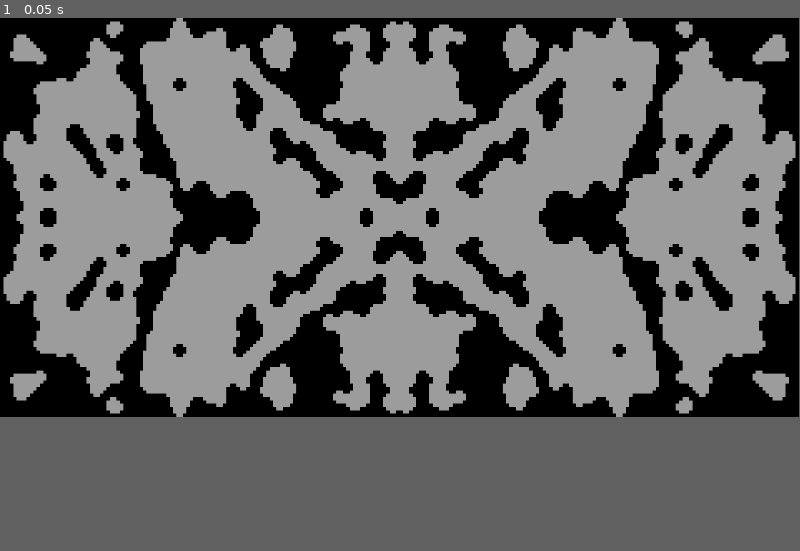
Above: before the commit, frame 1.
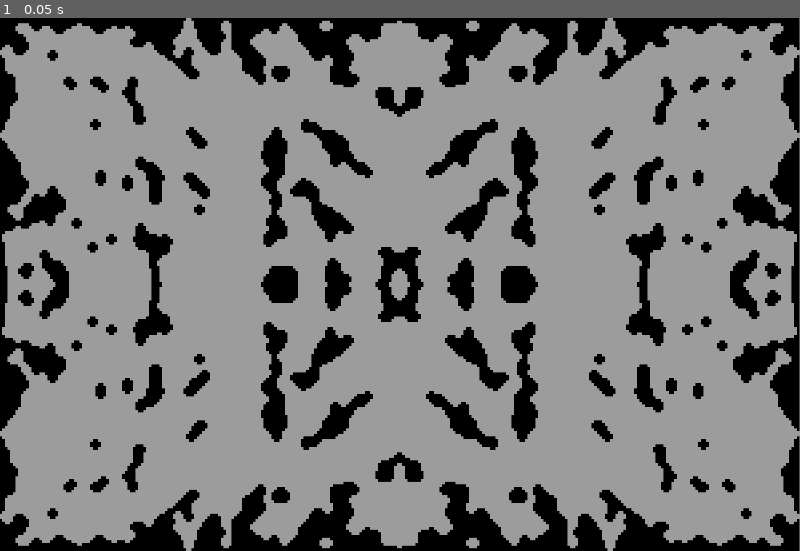
Above: after the commit, the same moment.

Repository: BeLuckyDaf/PCG_Portfolio_1
Game: Godot game, scene res://Main.tscn
Same seed, same stepped clock (60 frames per second), same inputs: the game is played once before the commit and once after it.
Inputs:
- Up to frame 1 (0.05 s): no input
In our replay, the window is 799x399 before the commit and 800x533 after it. These sizes can differ from the game's own. Grey fills any space a smaller window leaves; there, only what the larger window draws over its background counts as a difference.

The runs differ from the first frame. In frame 1, 36% of the frame differs, in the area x 0-100%, y 0-100%.

Commit message:
Minor fixes.

Diff:
--- a/Blocks/Block.tscn
+++ b/Blocks/Block.tscn
@@ -7,7 +7,6 @@
 
 [node name="Block" type="StaticBody2D"]
 script = ExtResource( 1 )
-size = Vector2( 8, 8 )
 
 [node name="CollisionShape2D" type="CollisionShape2D" parent="."]
 shape = SubResource( 1 )
--- a/Main.tscn
+++ b/Main.tscn
@@ -15,7 +15,9 @@
 
 [node name="Generator" type="Node2D" parent="."]
 script = ExtResource( 1 )
-chance_alive = 0.465
+multiplier = 5
+map_width = 300
+map_height = 200
 
 [node name="Drawer" type="Node2D" parent="Generator"]
 script = ExtResource( 2 )
@@ -45,7 +47,8 @@
 uppercase = true
 
 [node name="ReloadTimer" type="Timer" parent="."]
+[connection signal="on_map_drawn" from="Generator/Drawer" to="Generator/Drawer" method="_on_Drawer_on_map_drawn"]
 [connection signal="on_map_drawn" from="Generator/Drawer" to="Generator/PlayerSpawner" method="_on_Drawer_on_map_drawn"]
+[connection signal="on_map_updated" from="Generator/Drawer" to="Generator/Drawer" method="_on_Drawer_on_map_updated"]
 [connection signal="on_map_updated" from="Generator/Drawer" to="Generator/PlayerSpawner" method="_on_Drawer_on_map_updated"]
-[connection signal="on_map_updated" from="Generator/Drawer" to="Generator/Drawer" method="_on_Drawer_on_map_updated"]
 [connection signal="timeout" from="ReloadTimer" to="." method="_on_Timer_timeout"]
--- a/Map/Drawer.gd
+++ b/Map/Drawer.gd
@@ -18,16 +18,15 @@
 	mul = multiplier
 	emit_signal("on_map_updated", value)
 
-func _draw():
-	var sizey = map.size()*mul
-	if sizey > 0:
-		var sizex = map[0].size()*mul
-		OS.window_size = Vector2(sizex, sizey)
-
 func _on_Drawer_on_map_updated(new_map):
 	update()
+	_remove_blocks()
 	_put_blocks()
 	emit_signal("on_map_drawn", mul)
+
+func _remove_blocks():
+	for child in get_children():
+		child.queue_free()
 
 func _put_blocks():
 	var map_node = self # get_tree().root.get_node_or_null("Map")
@@ -42,5 +41,14 @@
 		for x in range(map[y].size()):
 			if map[y][x] == 1:
 				var instance = block.instance()
+				instance.size = Vector2(mul, mul)
 				instance.position = Vector2(mul/2, mul/2) + Vector2(x, y)*mul
 				map_node.add_child(instance)
+
+
+func _on_Drawer_on_map_drawn(multiplier):
+	var sizey = map.size()*mul
+	if sizey > 0:
+		var sizex = map[0].size()*mul
+		OS.window_size = Vector2(sizex, sizey)
+		OS.center_window()
--- a/Map/Generator.gd
+++ b/Map/Generator.gd
@@ -16,12 +16,16 @@
 	make_map()
 
 func make_map():
+	var st = OS.get_ticks_msec()
 	var map = generate_map(map_width, map_height, iterations)
 	_mirror_map(map)
 	_simulate_times(map, after_mirror_sims)
 	_mirror_map(map, true)
 	_simulate_times(map, after_mirror_sims)
+	print("Map generated for %.3fs" % ((OS.get_ticks_msec() - st) / 1000.0))
+	st = OS.get_ticks_msec()
 	drawer.set_map(map, multiplier)
+	print("Drawing complete for %.3fs" % ((OS.get_ticks_msec() - st) / 1000.0))
 
 func _generate_random_map(w, h):
 	var map = []
--- a/Player/Bullet.gd
+++ b/Player/Bullet.gd
@@ -27,3 +27,7 @@
 					collision.collider.call_deferred("queue_free")
 			queue_free()
 	update()
+
+
+func _on_VisibilityNotifier2D_screen_exited():
+	queue_free()
--- a/Player/Bullet.tscn
+++ b/Player/Bullet.tscn
@@ -36,3 +36,6 @@
 lifetime = 0.25
 local_coords = false
 process_material = SubResource( 4 )
+
+[node name="VisibilityNotifier2D" type="VisibilityNotifier2D" parent="."]
+[connection signal="screen_exited" from="VisibilityNotifier2D" to="." method="_on_VisibilityNotifier2D_screen_exited"]
--- a/Player/Player.tscn
+++ b/Player/Player.tscn
@@ -7,6 +7,7 @@
 
 [node name="Player" type="KinematicBody2D"]
 script = ExtResource( 1 )
+reload_time = 0.05
 
 [node name="CollisionShape2D" type="CollisionShape2D" parent="."]
 shape = SubResource( 1 )
Not shown: 2 places in Player/Bullet.tscn that only renumber resources
